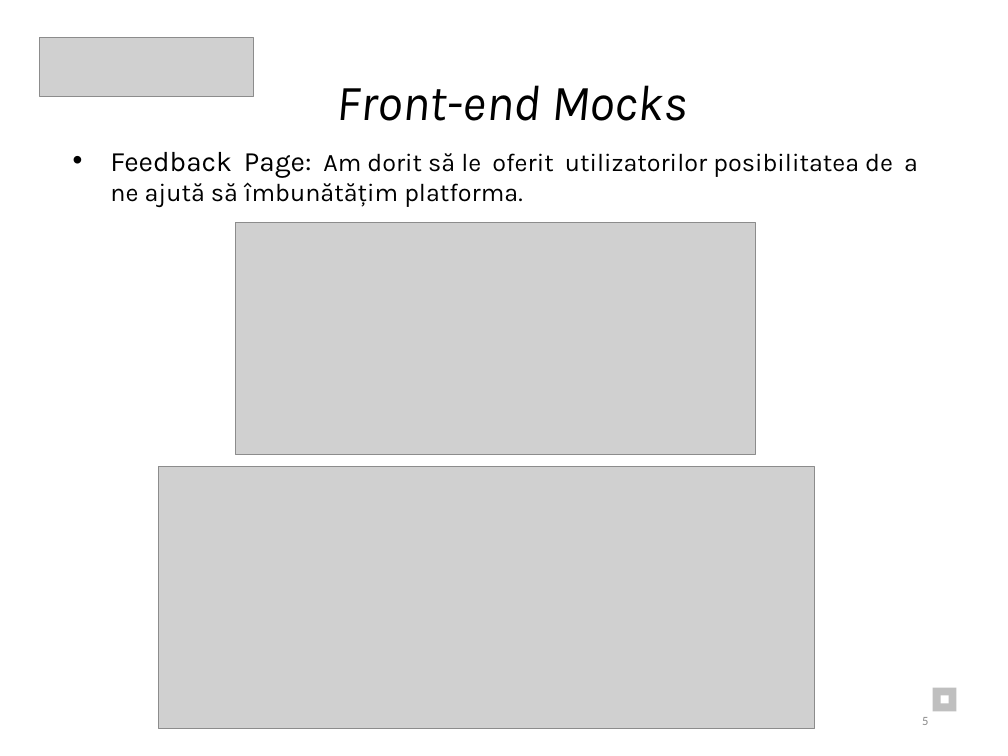
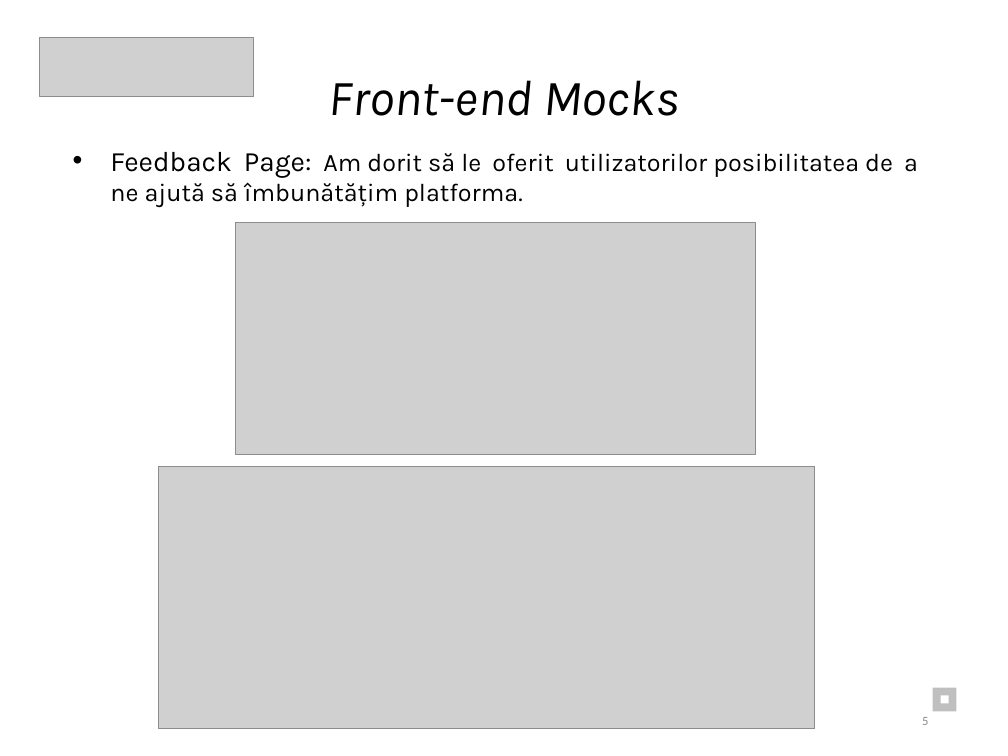
Before and after one commit to Eduard2609/TeaPython_ISW, a slide deck: slide 5 of Documentatie/Documentație_ PPT.pptx. Drawn at 1008x756 pixels with LibreOffice and Linux fonts; fonts in the diff are those of the drawing; grey boxes stand for pictures. Boxes give left, top, right and bottom in pixels: in the first picture for what was removed or moved away, otherwise in the second. Text is boxed around its words. In the diff, an @@ line names an element or a change of style, - is before the commit and + after.

```diff
--- a/Documentatie/Documentație_ PPT.pptx
+++ b/Documentatie/Documentație_ PPT.pptx
@@ text "Front-end Mocks": place and size @@
-text "Front-end Mocks" at box(337, 85, 687, 121)
+text "Front-end Mocks" at box(329, 80, 679, 116)
```
Also in this commit, not shown: 12 other slides changed, 1 slide removed, 1 other file.
